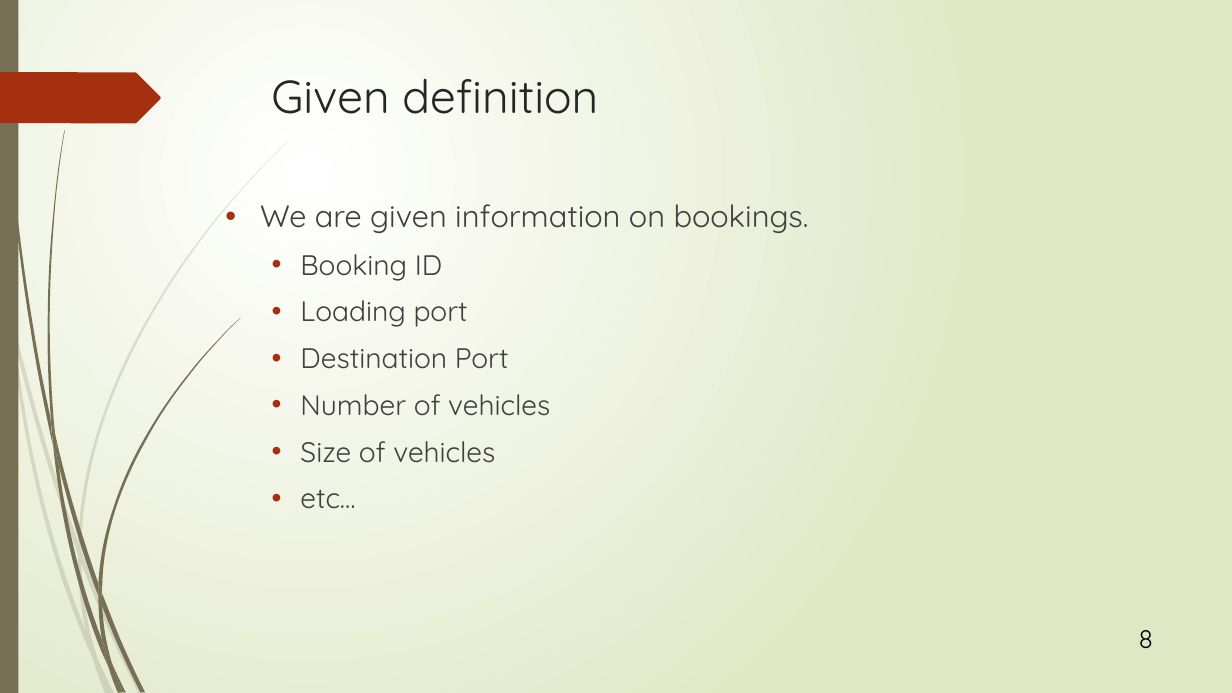
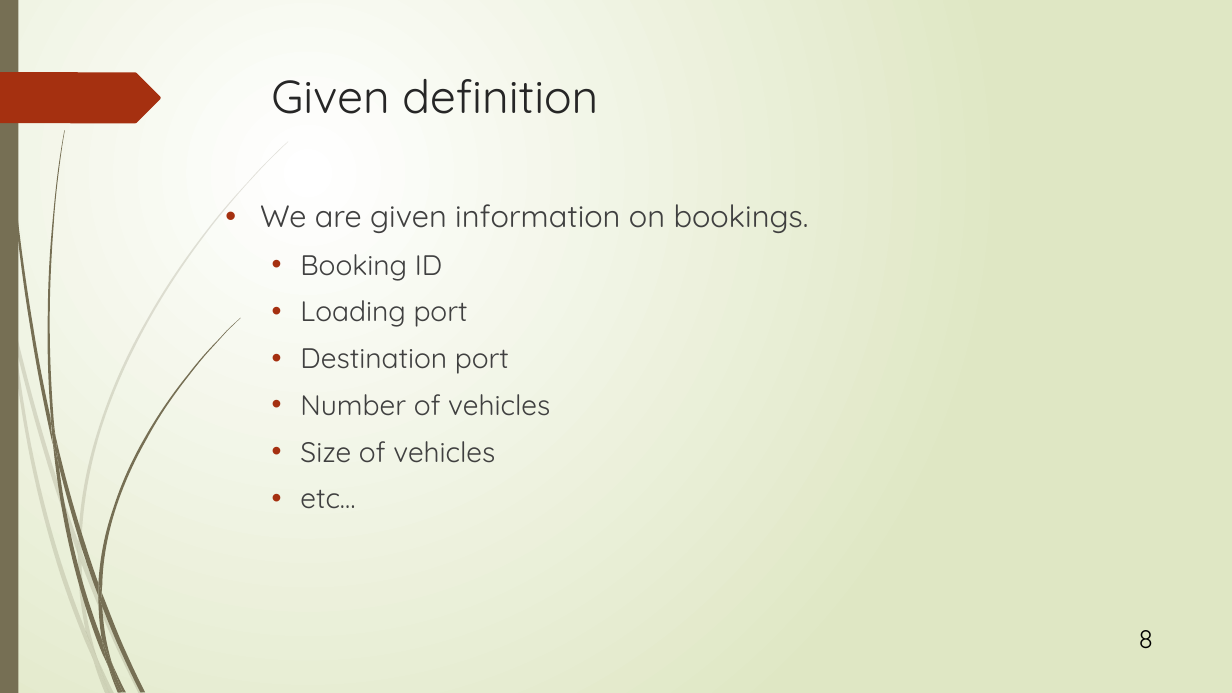
Before and after one commit to r-kurosu/kline_new, a slide deck: slide 8 of 竹田.pptx. Drawn at 1232x693 pixels with LibreOffice and Linux fonts; fonts in the diff are those of the drawing. Boxes give left, top, right and bottom in pixels: in the first picture for what was removed or moved away, otherwise in the second. Text is boxed around its words. In the diff, an @@ line names an element or a change of style, - is before the commit and + after.

```diff
--- a/竹田.pptx
+++ b/竹田.pptx
@@ text at <box>300,348,509,374</box>: text changed @@
-  • Destination Port
+  • Destination port
```
Also in this commit, not shown: 2 other slides changed.
